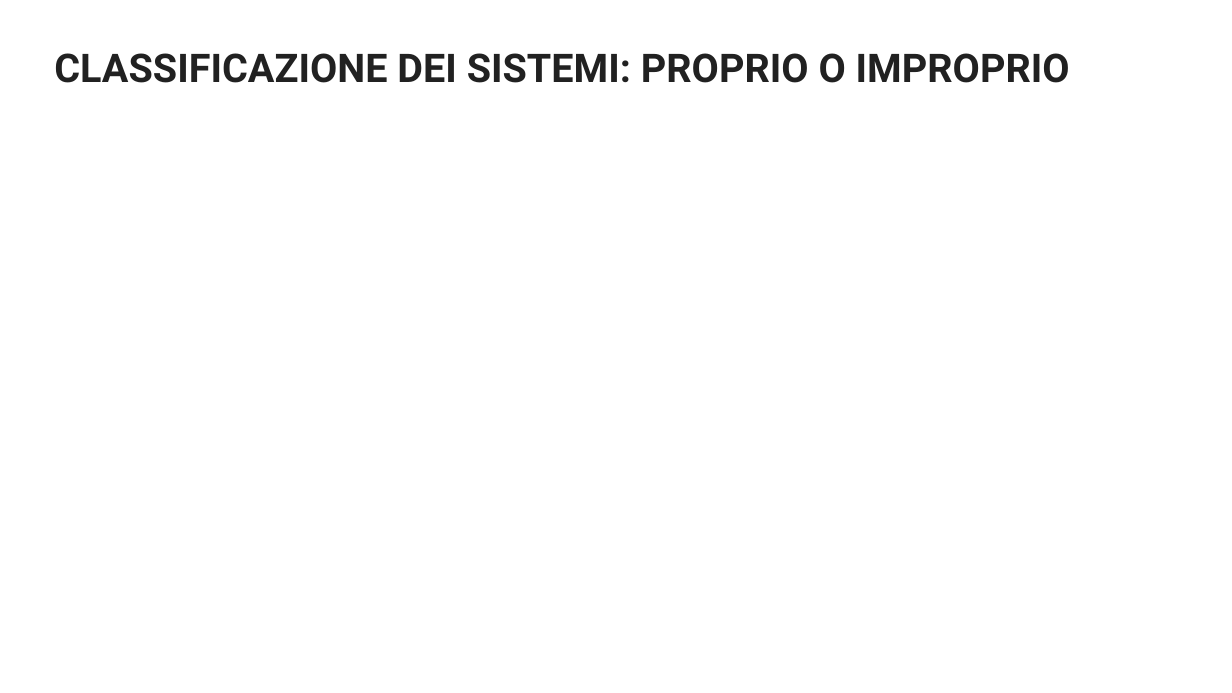
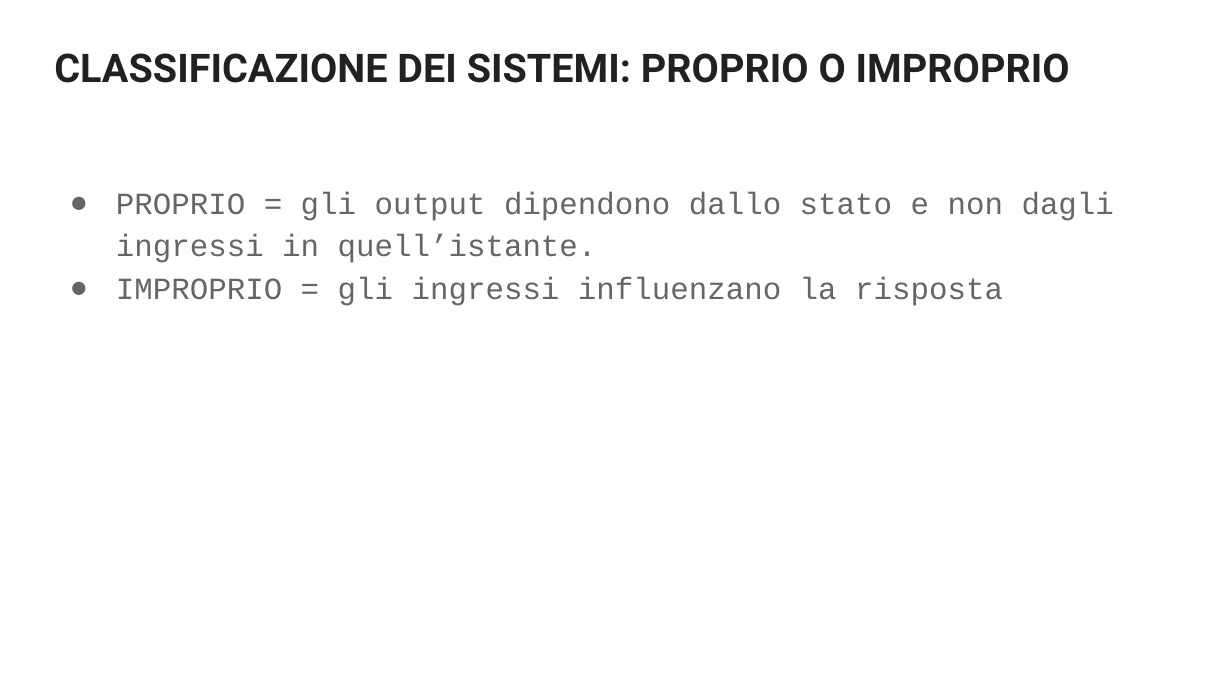
Before and after one commit to paolo-05/scuola, a slide deck: slide 12 of Sistemi/Modulo 1/I SISTEMI - Introduzione.odp. Drawn at 1232x693 pixels with LibreOffice and Linux fonts; fonts in the diff are those of the drawing. Boxes give left, top, right and bottom in pixels: in the first picture for what was removed or moved away, otherwise in the second. Text is boxed around its words. In the diff, an @@ line names an element or a change of style, - is before the commit and + after.

```diff
--- a/Sistemi/Modulo 1/I SISTEMI - Introduzione.odp
+++ b/Sistemi/Modulo 1/I SISTEMI - Introduzione.odp
@@ text added at bbox=[116, 192, 1114, 306], 18 pt, text #666666 @@
+● PROPRIO = gli output dipendono dallo stato e non dagli ingressi in quell’istante.
+● IMPROPRIO = gli ingressi influenzano la risposta
```
Also in this commit, not shown: 4 other slides changed, 2 other files.
